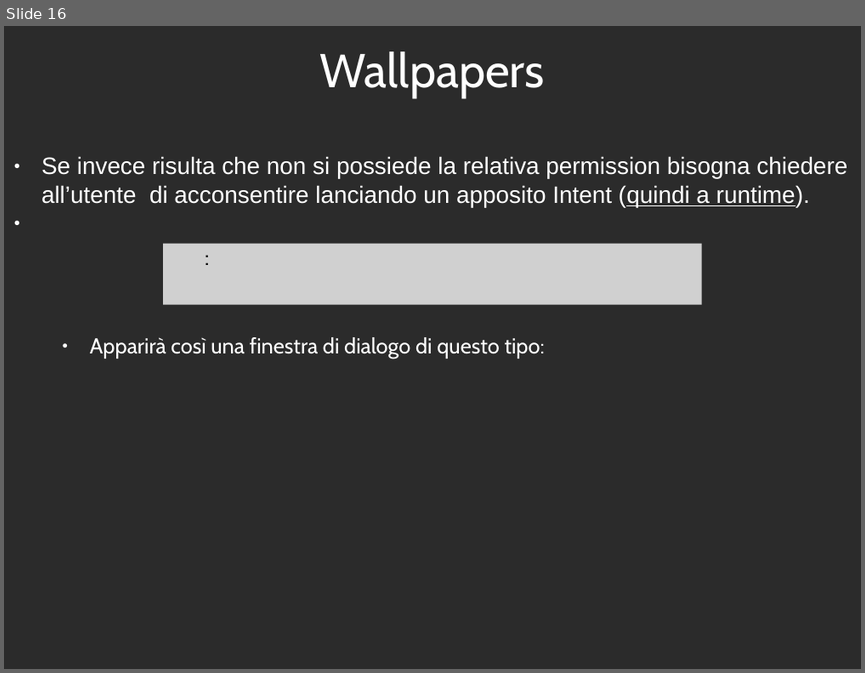
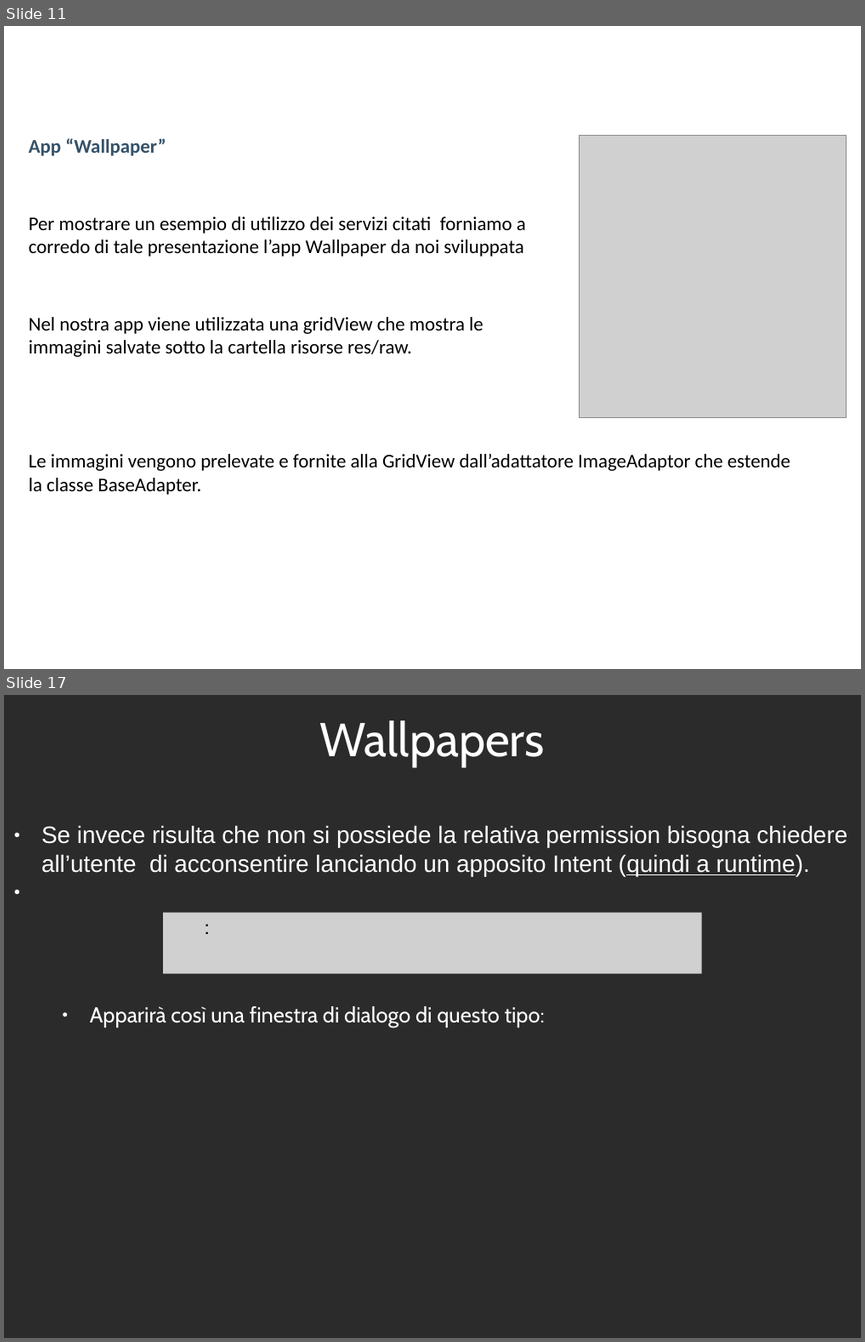
Before and after one commit to 0088024/Wallpaper_v4, a slide deck: ESONERO_WALLPAPERS_FPR-IOL2018.odp. Shown one above the other, each under a label of ours: slide 16 before the commit, slides 11 and 17 after it; the slides between them are not shown. The pictures are 865x673 and 865x1342 pixels, drawn with LibreOffice and Linux fonts; fonts in the diff are those of the drawing; grey boxes stand for pictures; background and template pictures are left out; a plain dark background stands for a picture behind light text. Boxes give left, top, right and bottom in pixels: in the first picture for what was removed or moved away, otherwise in the second. Text is boxed around its words. In the diff, an @@ line names an element or a change of style, - is before the commit and + after.

```diff
--- a/ESONERO_WALLPAPERS_FPR-IOL2018.odp
+++ b/ESONERO_WALLPAPERS_FPR-IOL2018.odp
@@ slide 11 added at (4,26,861,669), background picture (left out) @@
@@ title added at (46,32,818,105), 44 pt, text #FFFFFF, bold @@
+Wallpapers
@@ text added at (29,138,526,357), 18 pt, text #000000 @@
+App “Wallpaper”
+Per mostrare un esempio di utilizzo dei servizi citati forniamo a corredo di tale presentazione l’app Wallpaper da noi sviluppata
+Nel nostra app viene utilizzata una gridView che mostra le immagini salvate sotto la cartella risorse res/raw.
@@ picture added at (579,136,846,418) @@
@@ text added at (29,454,790,494), 18 pt, text #000000 @@
+Le immagini vengono prelevate e fornite alla GridView dall’adattatore ImageAdaptor che estende la classe BaseAdapter.
@@ what was slide 16 is now slide 17 @@
```
Also in this commit, not shown: 5 slides changed, 3 other slides added, 5 slides removed.
